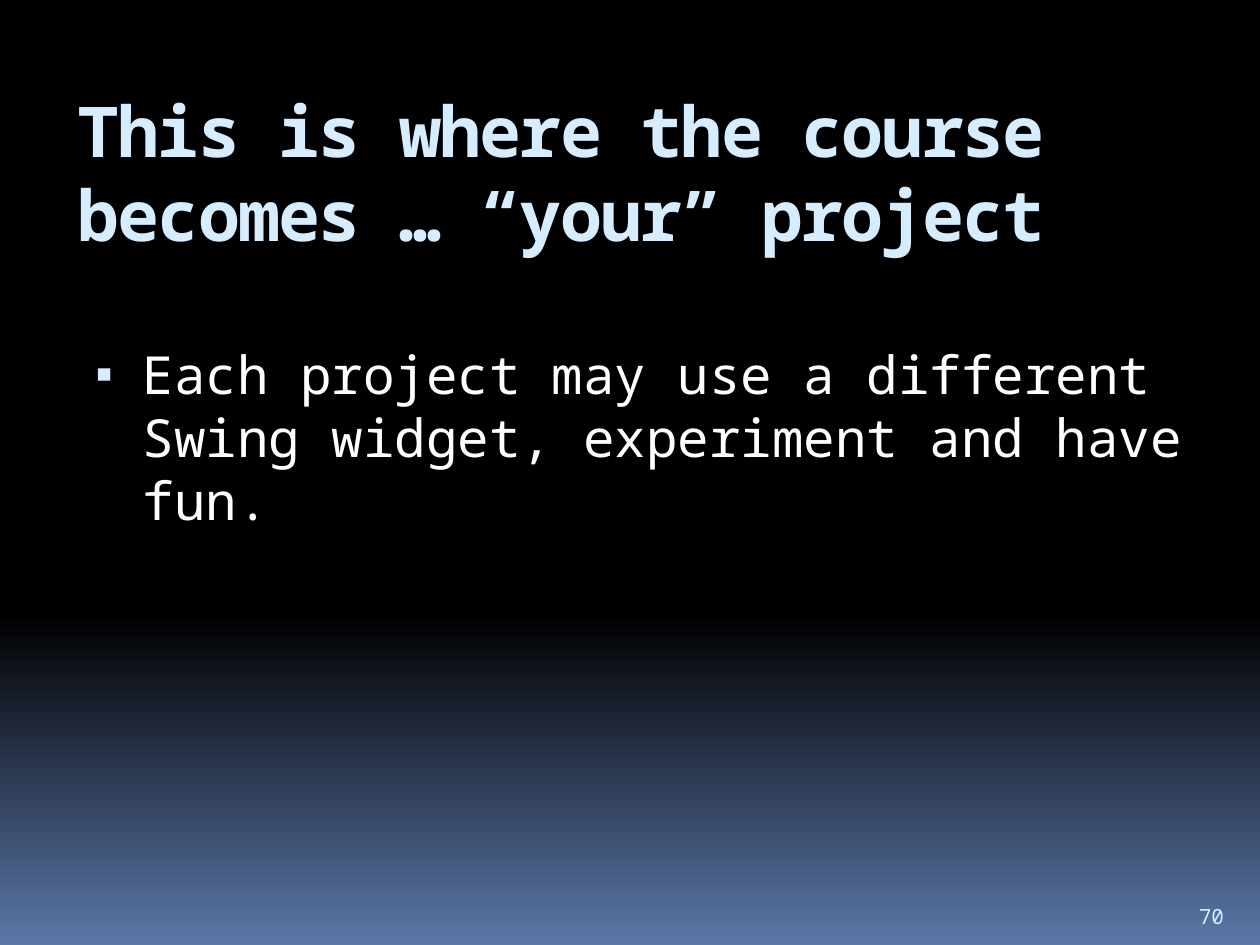
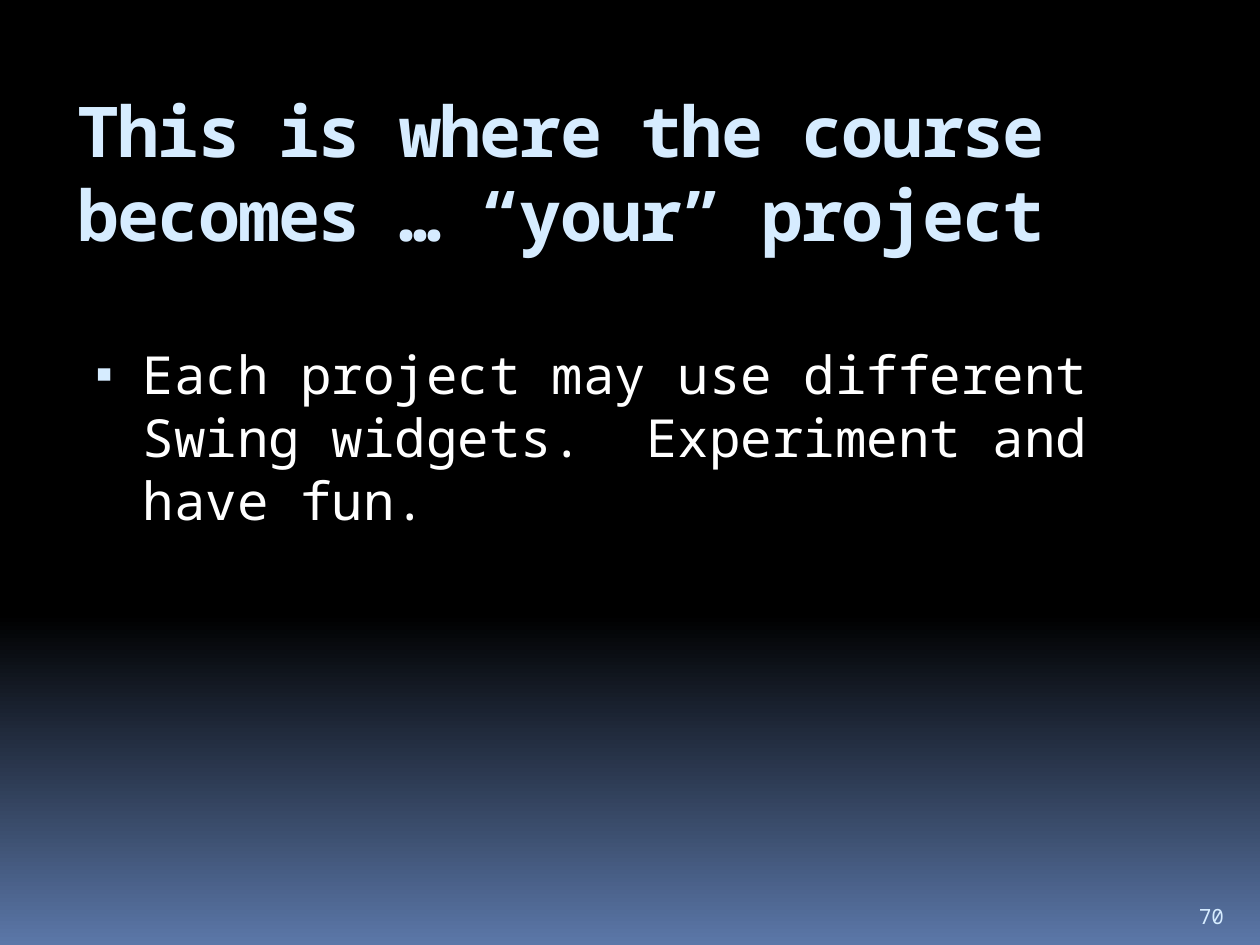
Before and after one commit to hchan/comp2613, a slide deck: slide 70 of coursePresentation.pptx. Drawn at 1260x945 pixels with LibreOffice and Linux fonts; fonts in the diff are those of the drawing. Boxes give left, top, right and bottom in pixels: in the first picture for what was removed or moved away, otherwise in the second. Text is boxed around its words. In the diff, an @@ line names an element or a change of style, - is before the commit and + after.

```diff
--- a/coursePresentation.pptx
+++ b/coursePresentation.pptx
@@ text at (x1=143, y1=354, x2=1087, y2=470): text changed @@
-▪ Each project may use a different Swing widget, experiment and have fun.
+▪ Each project may use different Swing widgets. Experiment and have fun.
```
Also in this commit, not shown: 1 other slide changed.
